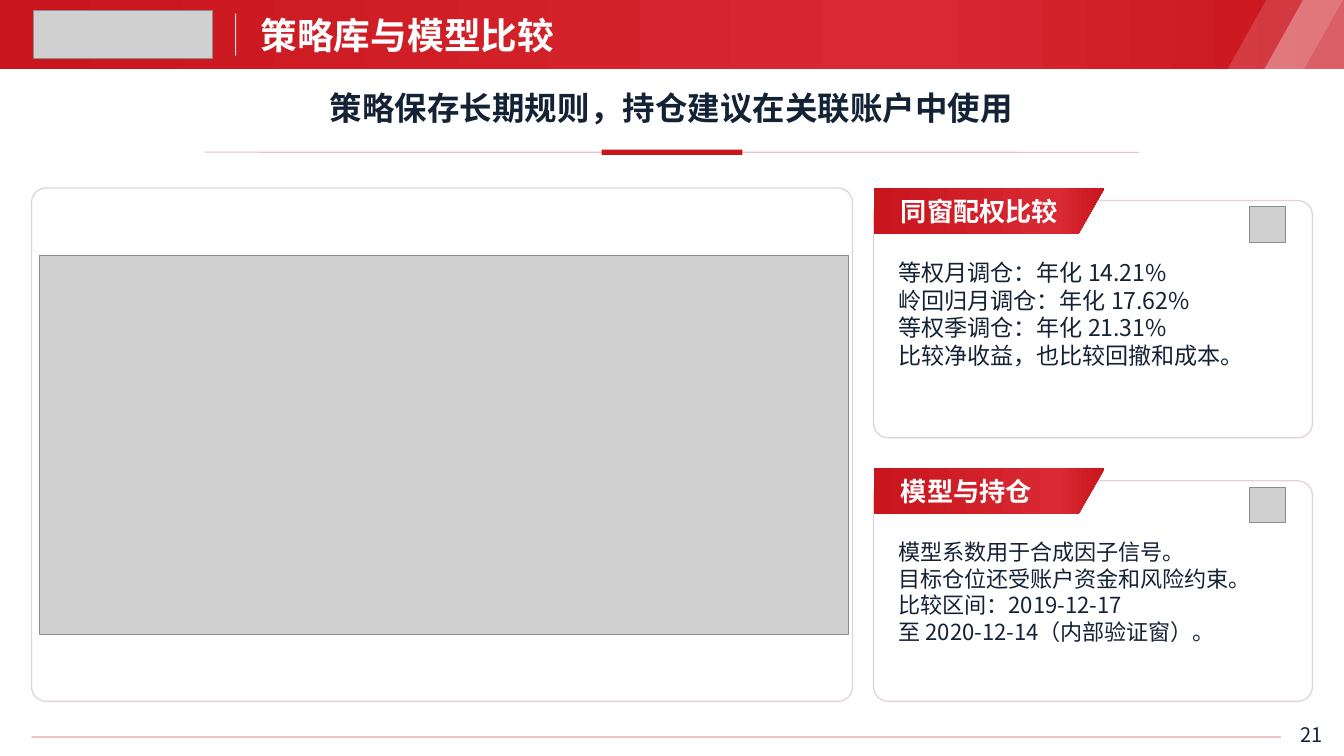
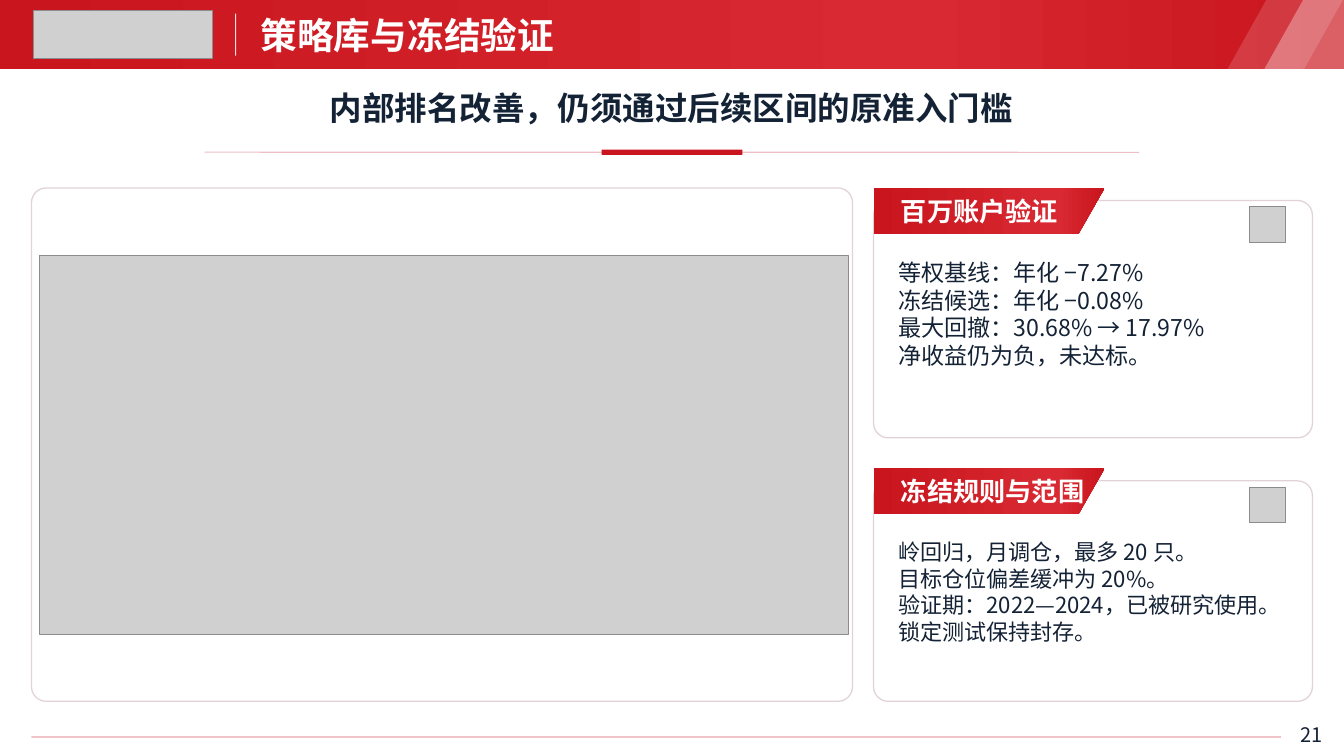
Before and after one commit to accelerator-s/QuantLens, a slide deck: slide 21 of 项目介绍.pptx. Drawn at 1344x756 pixels with LibreOffice and Linux fonts; fonts in the diff are those of the drawing; grey boxes stand for pictures; background and template pictures are left out. Boxes give left, top, right and bottom in pixels: in the first picture for what was removed or moved away, otherwise in the second. Text is boxed around its words. In the diff, an @@ line names an element or a change of style, - is before the commit and + after.

```diff
--- a/项目介绍.pptx
+++ b/项目介绍.pptx
@@ text at [260, 17, 554, 53]: text changed @@
-策略库与模型比较
+策略库与冻结验证
@@ text at [330, 92, 1013, 125]: text changed @@
-策略保存长期规则，持仓建议在关联账户中使用
+内部排名改善，仍须通过后续区间的原准入门槛
@@ text at [901, 198, 1058, 224]: text changed @@
-同窗配权比较
+百万账户验证
@@ text at [899, 261, 1205, 367]: text changed @@
-等权月调仓：年化 14.21%
-岭回归月调仓：年化 17.62%
-等权季调仓：年化 21.31%
-比较净收益，也比较回撤和成本。
+等权基线：年化 −7.27%
+冻结候选：年化 −0.08%
+最大回撤：30.68% → 17.97%
+净收益仍为负，未达标。
@@ text at [901, 478, 1084, 508]: text changed @@
-模型与持仓
+冻结规则与范围
@@ text at [899, 541, 1280, 642]: text changed @@
-模型系数用于合成因子信号。
-目标仓位还受账户资金和风险约束。
-比较区间：2019-12-17
-至 2020-12-14（内部验证窗）。
+岭回归，月调仓，最多 20 只。
+目标仓位偏差缓冲为 20%。
+验证期：2022—2024，已被研究使用。
+锁定测试保持封存。
```
Also in this commit, not shown: 5 other slides changed, 35 other files.
